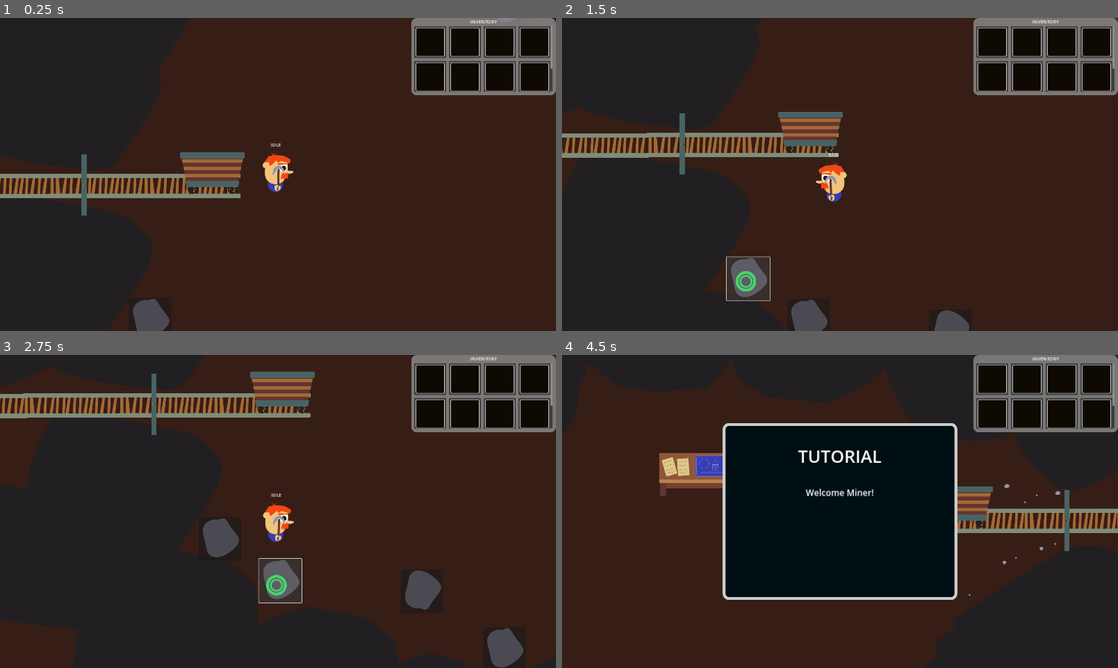
Above: before the commit, frames 1-4 (two rows, left to right).
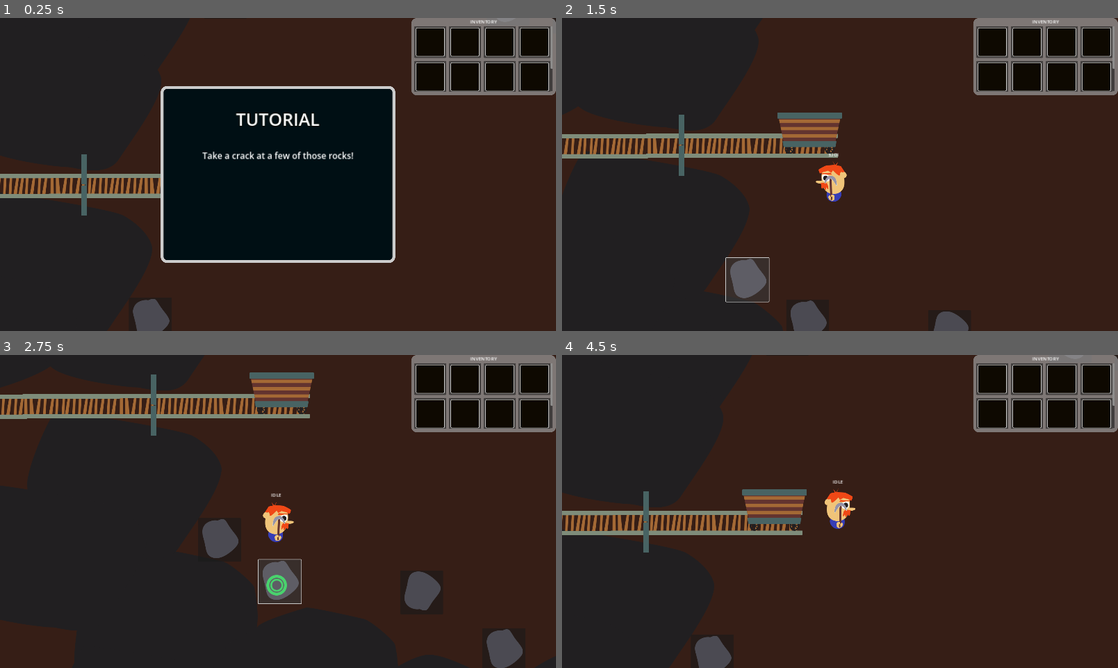
Above: after the commit, the same moments.

Repository: mathew-tran/Excavation
Game: Godot game, scene res://Scene/HuntingAreas/Level1.tscn
Two runs of this game, one before a commit and one after it. Both use one fixed random seed, a clock stepped at 60 frames per second and the inputs below. This scene is started directly instead of the project's main scene.
Inputs (mouse positions are in pixels of both pictures, inside the frame that each line leads up to):
- Up to frame 1 (0.25 s): no input
- Up to frame 2 (1.5 s): click (712, 318) at 0.5 s; click (734, 293) at 1.25 s
- Up to frame 3 (2.75 s): click (272, 630) at 2.02 s
- Up to frame 4 (4.5 s): move the mouse to (962, 495) at 2.77 s; hold H (clear_data) 2.78-3.53 s; tap Enter at 3.5 s; move the mouse to (728, 527) at 3.52 s; click (728, 527) at 3.6 s; click (812, 552) at 4.25 s, where only the run before the commit has a clickable "YES"

The runs differ from the first frame. In frame 1, 24% of the frame differs, in the area x 28-72%, y 21-79%; in frame 2, 2.0%; in frame 3, 1.8%; in frame 4, 30%, in the area x 0-100%, y 21-100%.

Commit message:
add first time mining tutorial

Diff:
--- a/Scene/HuntingAreas/Level1.tscn
+++ b/Scene/HuntingAreas/Level1.tscn
@@ -10,6 +10,7 @@
 [ext_resource type="Resource" uid="uid://buioxgbfobljq" path="res://Data/Materials/003_Iron.tres" id="4_axpje"]
 [ext_resource type="PackedScene" uid="uid://dwrw4xt53lac8" path="res://Prefabs/Blocking/Boulder1.tscn" id="4_vptr7"]
 [ext_resource type="Resource" uid="uid://cvhe2jpmnutdu" path="res://Data/Materials/002_Coal.tres" id="5_4xbfw"]
+[ext_resource type="Script" path="res://Scripts/Tutorial/FirstTimeMining.gd" id="6_b5hg3"]
 [ext_resource type="PackedScene" uid="uid://dg8iyo2ippt3u" path="res://Prefabs/Drops.tscn" id="6_yx3au"]
 [ext_resource type="PackedScene" uid="uid://d1ig2bfgcjehm" path="res://Prefabs/Player.tscn" id="7_pwiuy"]
 [ext_resource type="PackedScene" uid="uid://4wt08pawg5m3" path="res://Prefabs/Blocking/Rail.tscn" id="10_ssv6t"]
@@ -161,6 +162,9 @@
 [node name="Boulder2" parent="Environment" instance=ExtResource("4_vptr7")]
 position = Vector2(-1044, -466)
 
+[node name="FirstTimeMining" type="Node" parent="Environment"]
+script = ExtResource("6_b5hg3")
+
 [node name="Rocks" type="Node2D" parent="."]
 
 [node name="Rock" parent="Rocks" instance=ExtResource("1_oryf5")]
--- /dev/null
+++ b/Scripts/Tutorial/FirstTimeMining.gd
@@ -0,0 +1,21 @@
+extends Node
+
+func _ready():
+	await SaveManager.DataLoaded
+
+	var title = "TUTORIAL"
+	if Progression.HasEntitlement("FIRST_TIME_MINING"):
+		queue_free()
+		return
+
+	Finder.GetPlayer().DisablePlayerControls()
+	Finder.GetMessageBox().ShowMessage("Take a crack at a few of those rocks!", title)
+	await Finder.GetMessageBox().MessageComplete
+
+	Finder.GetMessageBox().ShowMessage("When you are done here, use the mine cart to go back home!", title)
+	await Finder.GetMessageBox().MessageComplete
+
+	Finder.GetPlayer().EnablePlayerControls()
+
+	Progression.SetEntitlement("FIRST_TIME_MINING", 1)
+	SaveManager.Save()
Not shown: 1 places in Scene/HuntingAreas/Level1.tscn that only renumber resources
